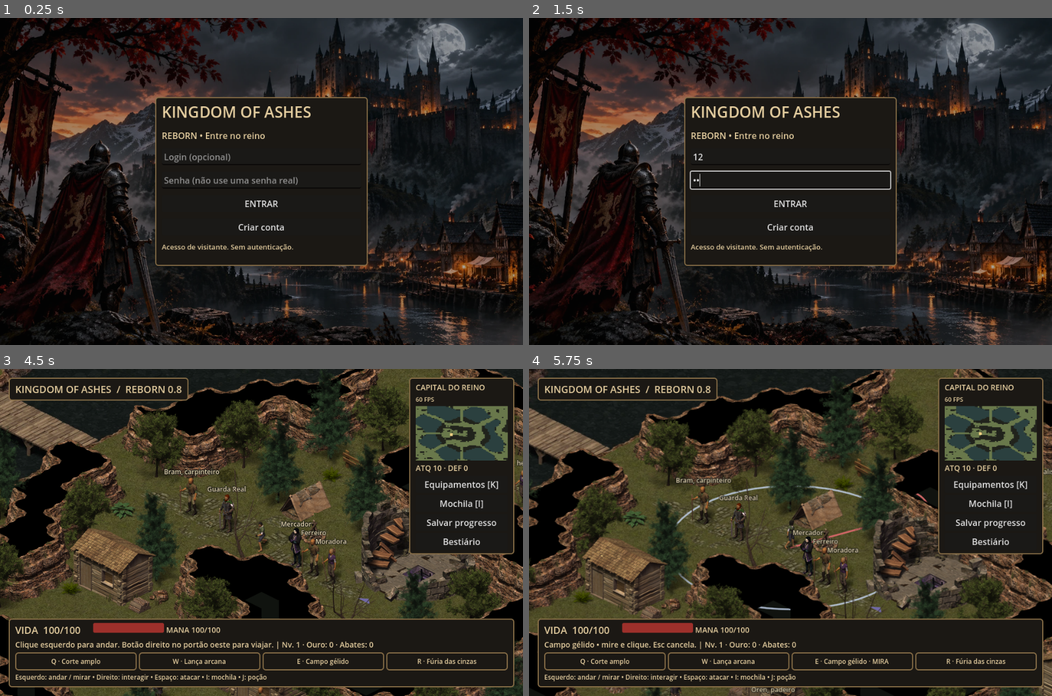
Above: before the commit, frames 1-4 (two rows, left to right).
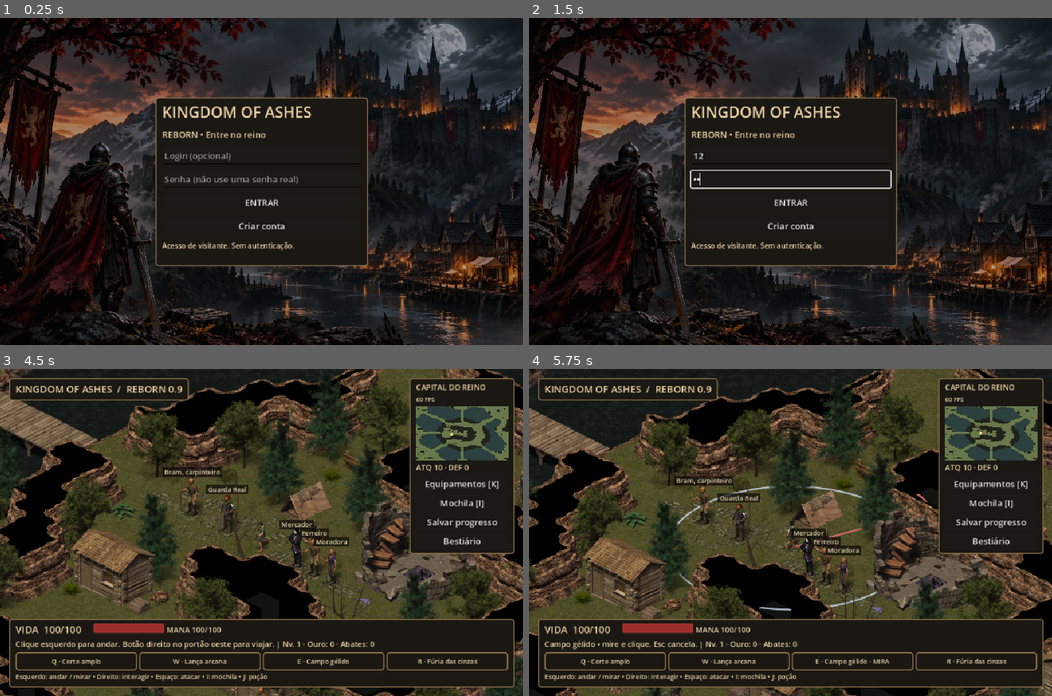
Above: after the commit, the same moments.

Repository: lucas-comex/kingdom-of-ashes
Game: Godot game, scene res://world/world.tscn
Same seed, same stepped clock (60 frames per second), same inputs: the game is played once before the commit and once after it.
Inputs (mouse positions are in pixels of both pictures, inside the frame that each line leads up to):
- Up to frame 1 (0.25 s): no input
- Up to frame 2 (1.5 s): click (790, 155) at 0.52 s; type "12" at 0.6 s; click (790, 181) at 0.75 s; type "12" at 0.83 s; click "Mochila [I]" at 1.25 s
- Up to frame 3 (4.5 s): click "Salvar progresso" at 2 s; click "Equipamentos [K]" at 2.75 s; click "Bestiário" at 3.5 s; click "ENTRAR" at 4.25 s
- Up to frame 4 (5.75 s): tap Enter at 5 s; move the mouse to (905, 516) at 5.02 s; hold D from 5.03 s (still down); tap G at 5.1 s; click (905, 516) at 5.17 s; tap Space at 5.27 s; tap E at 5.3 s

The runs differ from the first frame. In frame 1, 4.9% of the frame differs, in the area x 0-100%, y 0-100%; in frame 2, 4.9%; in frame 3, 10%; in frame 4, 9.9%.

Commit message:
Reborn 0.9 performance: capped web canvas, selectable resolution, lazy sprites, cached path reachability and reduced physics/HUD work

Diff:
--- a/characters/actor.gd
+++ b/characters/actor.gd
@@ -14,6 +14,12 @@
 var actor_label: String = ""
 var hp: int = 100
 var max_hp: int = 100
+var name_visible: bool = true
+
+func set_name_visible(show: bool) -> void:
+	if name_visible!=show:
+		name_visible=show
+		queue_redraw()
 
 func face(delta: Vector2) -> void:
 	if delta.length_squared() < 0.001:
@@ -91,10 +97,10 @@
 				break
 		var sz: Vector2 = Vector2(row[4],row[5]) * 0.44
 		draw_texture_rect_region(textures[npc_name], Rect2(-Vector2(row[6],row[7])*0.44,sz),Rect2(row[2],row[3],row[4],row[5]))
-	if hp > 0 and kind != "hero":
+	if hp > 0 and kind != "hero" and name_visible:
 		var font: Font = ThemeDB.fallback_font
 		var w: float = font.get_string_size(actor_label, HORIZONTAL_ALIGNMENT_LEFT, -1, 12).x
-		draw_string_outline(font,Vector2(-w/2,-71),actor_label,HORIZONTAL_ALIGNMENT_LEFT,-1,12,4,Color("#161713"))
+		draw_rect(Rect2(-w/2-3,-84,w+6,17),Color(0.05,0.04,0.03,.70))
 		draw_string(font,Vector2(-w/2,-71),actor_label,HORIZONTAL_ALIGNMENT_LEFT,-1,12,Color("#e4d4af"))
 		if kind == "monster":
 			draw_rect(Rect2(-20,-66,40,4),Color("#241710"))
--- a/interface/hud.gd
+++ b/interface/hud.gd
@@ -52,7 +52,7 @@
 	root.add_child(top)
 	top.position=Vector2(16,16)
 	top.add_theme_stylebox_override("panel",panel_style())
-	var title:=make_label("KINGDOM OF ASHES  /  REBORN 0.8",18)
+	var title:=make_label("KINGDOM OF ASHES  /  REBORN 0.9",18)
 	top.add_child(title)
 	var side:=PanelContainer.new()
 	root.add_child(side)
@@ -285,17 +285,19 @@
 		shop_info.text="Poção de cura · 12 ouro | Saldo: %d" % world.gold
 	label.text="VIDA  %d/100    "%world.hero.hp
 	status.text="%s | Nv. %d · Ouro: %d · Abates: %d"%[world.message,world.level,world.gold,world.kills]
-	if is_instance_valid(bag_text):
+	if is_instance_valid(bag_text) and bag.visible:
 		bag_text.text="MOCHILA · %d ouro · %d poções\nXP: %d | Contrato: %d/3\nAtaque: %d · Defesa: %d" % [world.gold,world.potions,world.xp,mini(world.kills,3),world.attack_value(),world.defense_value()]
-	for id in gear_buttons:
-		var button: Button=gear_buttons[id]
-		var owned: bool=world.owned_gear.has(id)
-		var worn: bool=world.equipped_gear.has(id)
-		button.disabled=not owned
-		button.text=("✓ " if worn else "")+str(world.ITEMS[id]["name"]) if owned else "Vazio"
-		button.tooltip_text="%s | Ataque +%d | Defesa +%d" % [world.ITEMS[id]["name"],world.ITEMS[id]["attack"],world.ITEMS[id]["defense"]]
-	for id in shop_buttons:
-		shop_buttons[id].disabled=world.owned_gear.has(id) or world.gold<int(world.ITEMS[id]["price"])
+	if bag.visible:
+		for id in gear_buttons:
+			var button: Button=gear_buttons[id]
+			var owned: bool=world.owned_gear.has(id)
+			var worn: bool=world.equipped_gear.has(id)
+			button.disabled=not owned
+			button.text=("✓ " if worn else "")+str(world.ITEMS[id]["name"]) if owned else "Vazio"
+			button.tooltip_text="%s | Ataque +%d | Defesa +%d" % [world.ITEMS[id]["name"],world.ITEMS[id]["attack"],world.ITEMS[id]["defense"]]
+	if shop.visible:
+		for id in shop_buttons:
+			shop_buttons[id].disabled=world.owned_gear.has(id) or world.gold<int(world.ITEMS[id]["price"])
 	details.text="ATQ %d · DEF %d" % [world.attack_value(),world.defense_value()]
 	fps_label.text="%d FPS" % Engine.get_frames_per_second()
 	dot.position=Vector2(world.pos.x/64.0*mini.size.x,world.pos.y/64.0*mini.size.y)
--- a/project.godot
+++ b/project.godot
@@ -3,7 +3,7 @@
 
 [application]
 config/name="Kingdom of Ashes Reborn"
-config/version="0.8"
+config/version="0.9"
 run/main_scene="res://world/world.tscn"
 config/features=PackedStringArray("4.4", "GL Compatibility")
 
@@ -12,10 +12,15 @@
 window/size/viewport_height=600
 window/size/window_width_override=1152
 window/size/window_height_override=720
-window/stretch/mode="viewport"
+window/stretch/mode="canvas_items"
+window/dpi/allow_hidpi=false
 
 [rendering]
 renderer/rendering_method="gl_compatibility"
 renderer/rendering_method.mobile="gl_compatibility"
 textures/default_filters/use_nearest_mipmap_filter=false
 environment/defaults/default_clear_color=Color(0.055, 0.06, 0.05, 1)
+
+[physics]
+common/physics_ticks_per_second=30
+common/max_physics_steps_per_frame=4
--- a/world/world.gd
+++ b/world/world.gd
@@ -22,6 +22,10 @@
 var static_objects: Array[Sprite2D] = []
 var hud_clock: float = 0.0
 var cull_clock: float = 0.0
+var cull_center := Vector2(INF,INF)
+var cull_zoom: float = -1.0
+var reachable: Dictionary = {}
+var fps_clock: float = 0.0
 var has_gear: bool = false
 const SPECIES = {
 	"goblin":{"name":"Goblin saqueador","hp":60,"damage":8,"gold":25,"xp":50,"respawn":35.0,"speed":1.65,"scale":1.0,"loot":"Moeda antiga"},
@@ -114,9 +118,7 @@
 	add_child(background)
 	hero = Actor.new()
 	hero.frames = read_json("res://assets/hero_frames.json")
-	for key in hero.frames:
-		if str(key).begins_with("male-") or str(key).begins_with("female-"):
-			hero.textures[key] = image("res://assets/classic/"+str(key)+".webp")
+	load_hero_layers()
 	ordered.add_child(hero)
 	hero.position = iso(pos)
 	hero.scale = Vector2(.82,.82)
@@ -139,6 +141,33 @@
 	elif "--capture" in OS.get_cmdline_user_args():
 		call_deferred("capture")
 
+func load_hero_layers() -> void:
+	var layers: Array[String]=["feet","pants","shirt","head","hands"]
+	for id in equipped_gear:
+		var names: Dictionary={"sword":"blade","shield":"shield","armor":"armor","helmet":"helmet","boots":"boots","legs":"legs"}
+		if names.has(id):
+			layers.append(str(names[id]))
+	for name in layers:
+		var key: String=hero.gender+"-"+name
+		if not hero.textures.has(key):
+			hero.textures[key]=image("res://assets/classic/"+key+".webp")
+
+func rebuild_reachable(start: Vector2i) -> void:
+	reachable.clear()
+	if not valid(start):
+		return
+	var queue: Array[Vector2i]=[start]
+	reachable[start]=true
+	var index: int=0
+	while index<queue.size():
+		var at: Vector2i=queue[index]
+		index+=1
+		for d in [Vector2i.LEFT,Vector2i.RIGHT,Vector2i.UP,Vector2i.DOWN]:
+			var next: Vector2i=at+d
+			if valid(next) and not reachable.has(next):
+				reachable[next]=true
+				queue.append(next)
+
 func merchant_cell() -> Vector2:
 	return CAPITAL_MERCHANT if area=="capital" else Vector2(23,39)
 
@@ -187,6 +216,8 @@
 
 	if area=="outpost":
 		build_urban_extension()
+	rebuild_reachable(CAPITAL_START if area=="capital" else START)
+	if area=="outpost":
 		spawn_creatures()
 	var npcs: Dictionary = read_json("res://assets/npc_frames.json")
 	var list: Array = [["knight","Guarda Real",Vector2i(22,32)],["wandering_trader","Mercador",Vector2i(26,32)],["peasant_ …(1093 unchanged characters)…
@@ -211,6 +242,7 @@
 	hero.position=iso(pos)
 	target=false
 	route.clear()
+	destination=Vector2i(-1,-1)
 	mouse_walk=false
 	aim=-1
 	effect_time=0.0
@@ -224,6 +256,7 @@
 	cam.position=hero.position+Vector2(0,-28)
 	if cam.is_inside_tree():
 		cam.reset_smoothing()
+	cull_center=Vector2(INF,INF)
 	cull_objects()
 	message="Clique esquerdo para andar. Botão direito no portão oeste para viajar." if area=="capital" else "Botão direito no posto de viagem para voltar."
 
@@ -269,7 +302,10 @@
 		var at: Vector2 = c["pos"]
 		var home: Vector2 = c["home"]
 		var distance: float = at.distance_to(pos)
-		actor.visible=distance<18.0
+		var show: bool=distance<18.0
+		if actor.visible!=show:
+			actor.visible=show
+		actor.set_name_visible(distance<9.0)
 		if actor.hp<=0:
 			c["respawn"]=float(c["respawn"])-dt
 			actor.animate("die",dt)
@@ -283,7 +319,7 @@
 			continue
 		c["attack"]=maxf(0.0,float(c["attack"])-dt)
 		c["slow"]=maxf(0.0,float(c["slow"])-dt)
-		if distance>18.0 and at.distance_to(home)<.01:
+		if not show and at.distance_to(home)<.01:
 			continue
 		var chasing: bool = distance<6.0 and pos.distance_to(home)<10.0
 		var steps: Array[Vector2i] = c["route"]
@@ -351,11 +387,19 @@
 	return true
 
 func cull_objects() -> void:
-	var center: Vector2 = hero.position
-	var extent: Vector2 = get_viewport_rect().size/(2.0*cam.zoom.x)+Vector2(240,320)
+	var center: Vector2=hero.position
+	if center.distance_squared_to(cull_center)<576.0 and is_equal_approx(cull_zoom,cam.zoom.x):
+		return
+	cull_center=center
+	cull_zoom=cam.zoom.x
+	var extent: Vector2=get_viewport_rect().size/(2.0*cam.zoom.x)+Vector2(145,155)
+	var screen_rect:=Rect2(center-extent,extent*2.0)
 	for spr in static_objects:
-		var delta: Vector2 = (spr.position-center).abs()
-		spr.visible=delta.x<=extent.x and delta.y<=extent.y
+		var rect: Rect2=spr.get_rect()
+		var bounds:=Rect2(spr.position+rect.position*spr.scale,rect.size*spr.scale)
+		var show: bool=screen_rect.intersects(bounds)
+		if spr.visible!=show:
+			spr.visible=show
 
 func build_urban_extension() -> void:
 	var atlas := image("res://assets/kingdom-art-v1.webp")
@@ -428,13 +472,13 @@
 func walk_to(p: Vector2i) -> void:
 	var origin: Vector2i = cell(step_to) if step_elapsed<step_duration else cell(pos)
 	var requested: Vector2i = p.clamp(Vector2i.ZERO,Vector2i(63,63))
-	if requested==destination and not route.is_empty():
+	if requested==destination:
 		return
 	destination=requested
 	route.clear()
 	if requested==origin:
 		return
-	if valid(requested):
+	if reachable.has(requested):
 		route=path(origin,requested)
 		if not route.is_empty():
 			return
@@ -445,7 +489,7 @@
 				if maxi(absi(dx),absi(dy))!=radius:
 					continue
 				var candidate := requested+Vector2i(dx,dy)
-				if not valid(candidate):
+				if not reachable.has(candidate):
 					continue
 				if candidate==origin:
 					return
@@ -482,14 +526,20 @@
 
 func stop_route() -> void:
 	mouse_walk=false
+	destination=Vector2i(-1,-1)
 	route.clear()
+	queue_redraw()
 
 func tick_residents(dt: float) -> void:
 	for resident in residents:
 		var actor: Actor = resident["actor"]
 		var at: Vector2 = resident["cell"]
-		actor.visible=at.distance_to(pos)<15.0
-		if resident["fixed"] or not actor.visible:
+		var distance: float=at.distance_squared_to(pos)
+		var show: bool=distance<225.0
+		if actor.visible!=show:
+			actor.visible=show
+		actor.set_name_visible(distance<64.0)
+		if resident["fixed"] or not show:
 			continue
 		var steps: Array[Vector2i] = resident["route"]
 		if steps.is_empty():
@@ -809,7 +859,8 @@
 				else:
 					target=false
 					mouse_walk=true
-					repath_clock=.14
+					repath_clock=.25
+					destination=Vector2i(-1,-1)
 					walk_to(cell(uniso(click)))
 				queue_redraw()
 			MOUSE_BUTTON_RIGHT:
@@ -886,6 +937,7 @@
 	has_gear=not owned_gear.is_empty()
 	hero.equipment=not equipped_gear.is_empty()
 	hero.gear=equipped_gear
+	load_hero_layers()
 	hero.queue_redraw()
 
 func buy_item(id: String) -> bool:
@@ -926,6 +978,7 @@
 
 func toggle_gender() -> void:
 	hero.gender = "female" if hero.gender == "male" else "male"
+	load_hero_layers()
 	hero.queue_redraw()
 
 func _physics_process(dt: float) -> void:
@@ -944,10 +997,10 @@
 		mouse_walk=false
 	repath_clock-=dt
 	if mouse_walk and aim<0 and repath_clock<=0.0:
-		repath_clock=.14
+		repath_clock=.25
 		walk_to(cell(uniso(get_global_mouse_position())))
 	var moving := move_route(dt)
-	if moving or aim>=0 or target:
+	if aim>=0 or target or (moving and route.is_empty()):
 		queue_redraw()
 	tick_residents(dt)
 	if attack_requested:
@@ -979,16 +1032,21 @@
 		enemy_pos=Vector2(HUNT)
 		message="Você voltou à capital."
 	cam.position=hero.position+Vector2(0,-28)
+	fps_clock+=dt
+	if fps_clock>=1.0:
+		fps_clock=0.0
+		if OS.has_feature("web"):
+			JavaScriptBridge.eval("window.koaFPS="+str(Engine.get_frames_per_second()))
 	save_clock+=dt
 	if save_clock>=20.0:
 		save_clock=0.0
 		save_progress()
 	hud_clock+=dt
 	cull_clock+=dt
-	if hud_clock>=.10:
+	if hud_clock>=.20:
 		hud_clock=0.0
 		hud.update_view()
-	if cull_clock>=.20:
+	if cull_clock>=.25:
 		cull_clock=0.0
 		cull_objects()
 
@@ -1053,7 +1111,9 @@
 	assert(not valid(Vector2i(19,43)))
 	assert(valid(Vector2i(24,38)))
 	assert(path(START,HUNT).size()>0)
-	assert(hero.textures.size()==28)
+	assert(hero.textures.size()==5)
+	assert(reachable.has(HUNT))
+	assert(reachable.has(START))
 	assert(creatures.size()>=4)
 	assert(creatures[0]["id"]=="goblin")
 	var goblin: Actor=creatures[0]["actor"]
@@ -1078,7 +1138,7 @@
 	assert(equip_item("shield") and defense_value()==3 and attack_value()==10)
 	assert(equip_item("shield") and defense_value()==0)
 	toggle_gender()
-	assert(hero.gender=="female")
+	assert(hero.gender=="female" and hero.textures.has("female-shirt"))
 	load_area("capital")
 	walk_to(CAPITAL_GATE)
 	assert(not route.is_empty())
Not shown, changed: export_presets.cfg
